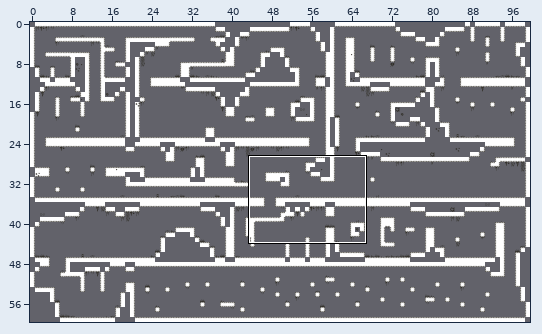
One commit to this Tiled map (JSON): source/assets/maps/level_2.json. The picture above shows the old version from afar; the outline marks the close-up.
Close-up. Before the commit:
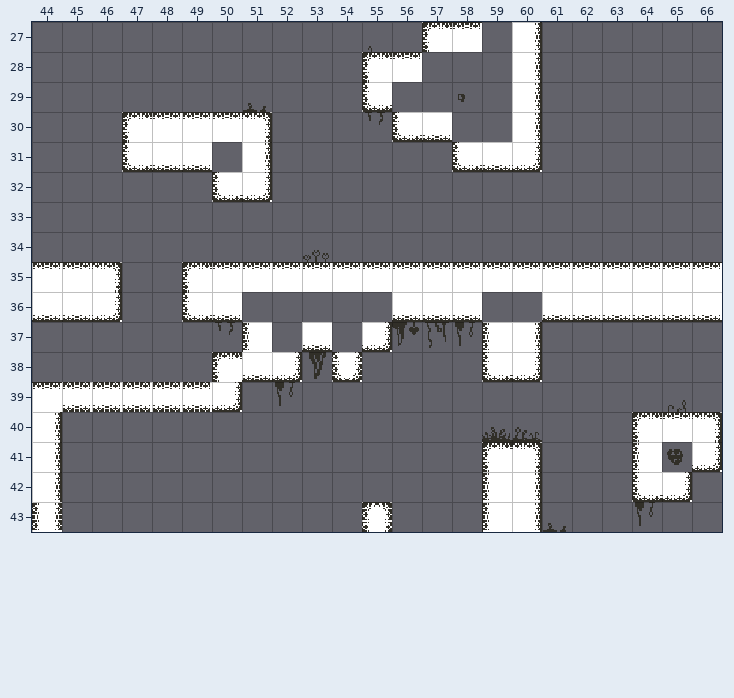
Cells are 20x20 px. Shown: x 44..66, y 27..43. The commit also changed other parts of the map, which this record leaves out.
The result:
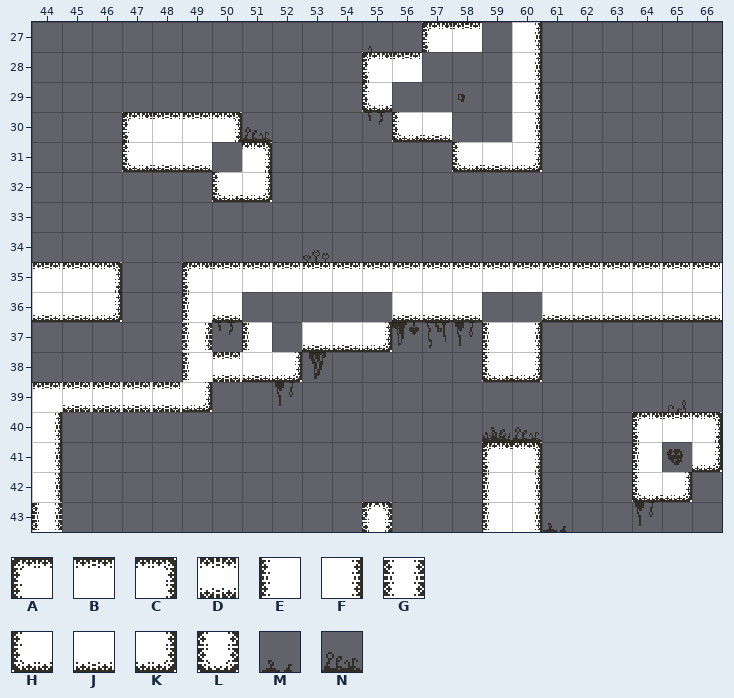
Key: from "Walls_level_1": A 0, B 1, C 2, D 3, E 7, F 9, G 10, H 14, J 15, K 16, L 19; from "deco": M 1, N 3.
_ is an empty cell.
Change:
Layer "walls":
Tile C replaces tile B in row 30 at x 50.
Tile C replaces tile F in row 31 at x 51.
Tile D replaces tile A in row 38 at x 50.
Tile E replaces tile H in row 36 at x 49.
Tile E is added in row 38 at x 49.
Tile G is added in row 37 at x 49.
Tile J is added in row 37 at x 54.
Tile K replaces tile D in row 39 at x 49.
Tile C is removed in row 30 at x 51.
Tile K is removed in row 39 at x 50.
Tile L is removed in row 38 at x 54.
Layer "deco":
Tile N is added in row 30 at x 51.
Tile M is removed in row 29 at x 51.
